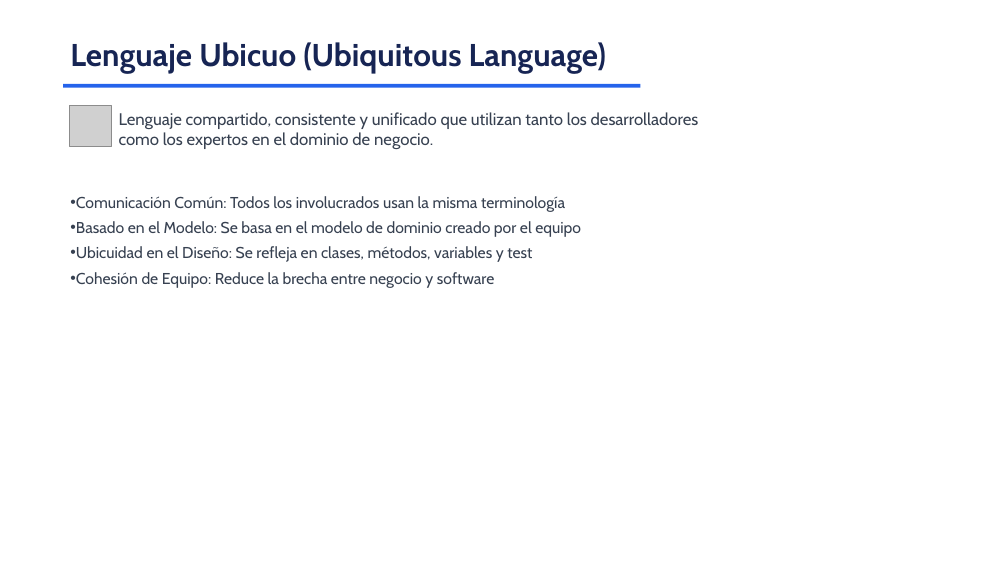
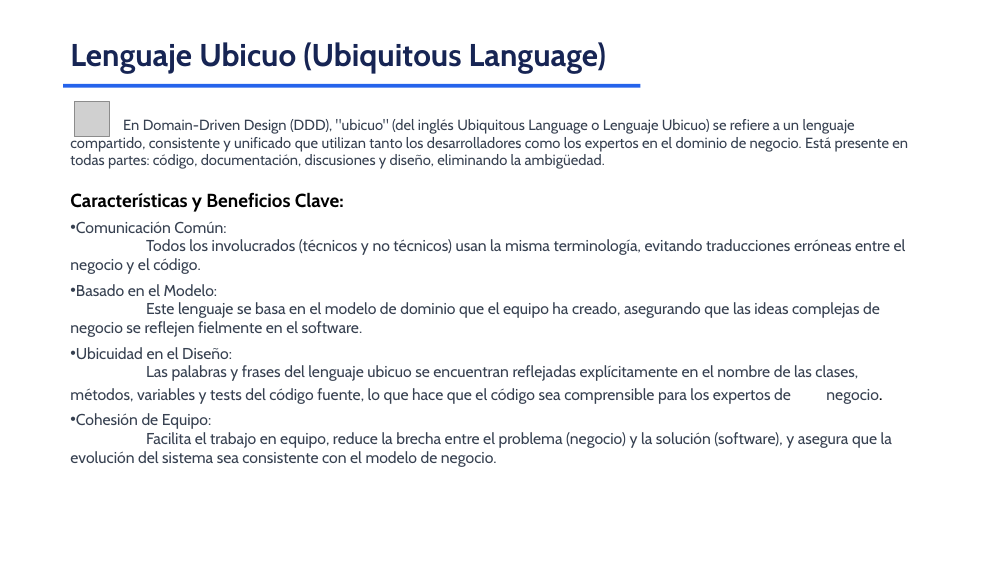
Before and after one commit to jorge-babel-code/TiendaOnline, a slide deck: slide 2 of DDD_Presentacion.pptx. Drawn at 1008x567 pixels with LibreOffice and Linux fonts; fonts in the diff are those of the drawing; grey boxes stand for pictures. Boxes give left, top, right and bottom in pixels: in the first picture for what was removed or moved away, otherwise in the second. Text is boxed around its words. In the diff, an @@ line names an element or a change of style, - is before the commit and + after.

```diff
--- a/DDD_Presentacion.pptx
+++ b/DDD_Presentacion.pptx
@@ text at [70, 119, 908, 169]: text changed; size 16 to 14 pt @@
-Lenguaje compartido, consistente y unificado que utilizan tanto los desarrolladores como los expertos en el dominio de negocio.
+En Domain-Driven Design (DDD), "ubicuo" (del inglés Ubiquitous Language o Lenguaje Ubicuo) se refiere a un lenguaje compartido, consistente y unificado que utilizan tanto los desarrolladores como los expertos en el dominio de negocio. Está presente en todas partes: código, documentación, discusiones y diseño, eliminando la ambigüedad.
@@ picture: place and size @@
-picture at [70, 105, 111, 147]
+picture at [74, 102, 109, 137]
@@ text at [70, 192, 906, 467]: text changed @@
-• Comunicación Común: Todos los involucrados usan la misma terminología
-• Basado en el Modelo: Se basa en el modelo de dominio creado por el equipo
-• Ubicuidad en el Diseño: Se refleja en clases, métodos, variables y test
-• Cohesión de Equipo: Reduce la brecha entre negocio y software
+Características y Beneficios Clave:
+• Comunicación Común:
+  Todos los involucrados (técnicos y no técnicos) usan la misma terminología, evitando traducciones erróneas entre el negocio y el código.
+• Basado en el Modelo:
+  Este lenguaje se basa en el modelo de dominio que el equipo ha creado, asegurando que las ideas complejas de negocio se reflejen fielmente en el software.
+• Ubicuidad en el Diseño:
+  Las palabras y frases del lenguaje ubicuo se encuentran reflejadas explícitamente en el nombre de las clases, métodos, variables y tests del código fuente, lo que hace que el código sea comprensible para los expertos de negocio.
+• Cohesión de Equipo:
+  Facilita el trabajo en equipo, reduce la brecha entre el problema (negocio) y la solución (software), y asegura que la evolución del sistema sea consistente con el modelo de negocio.
```
Also in this commit, not shown: 3 other slides changed, 3 slides added.
